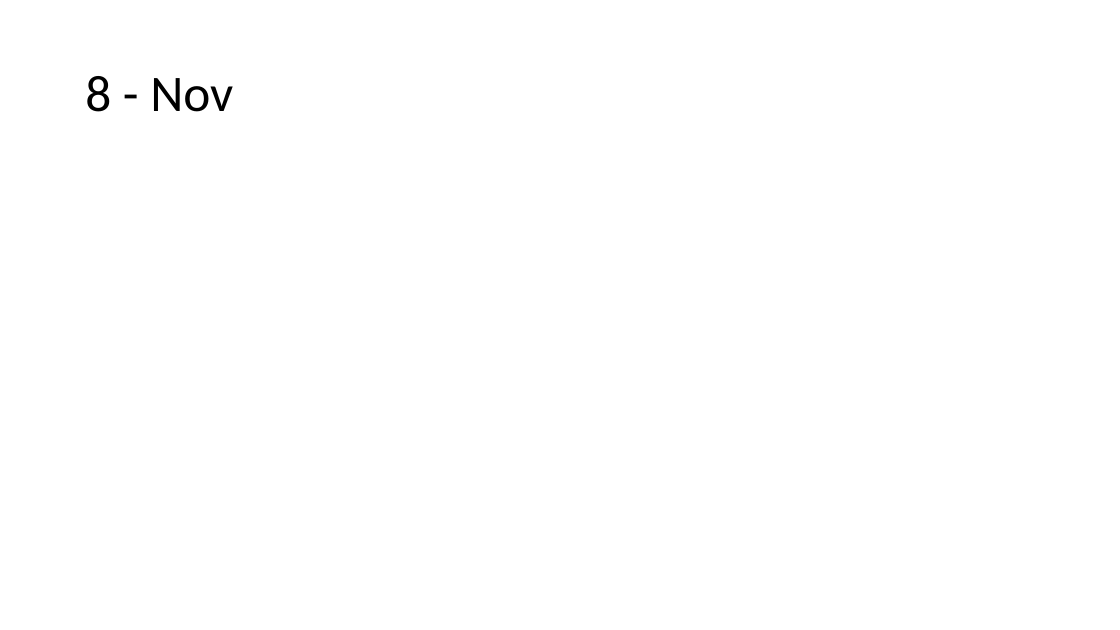
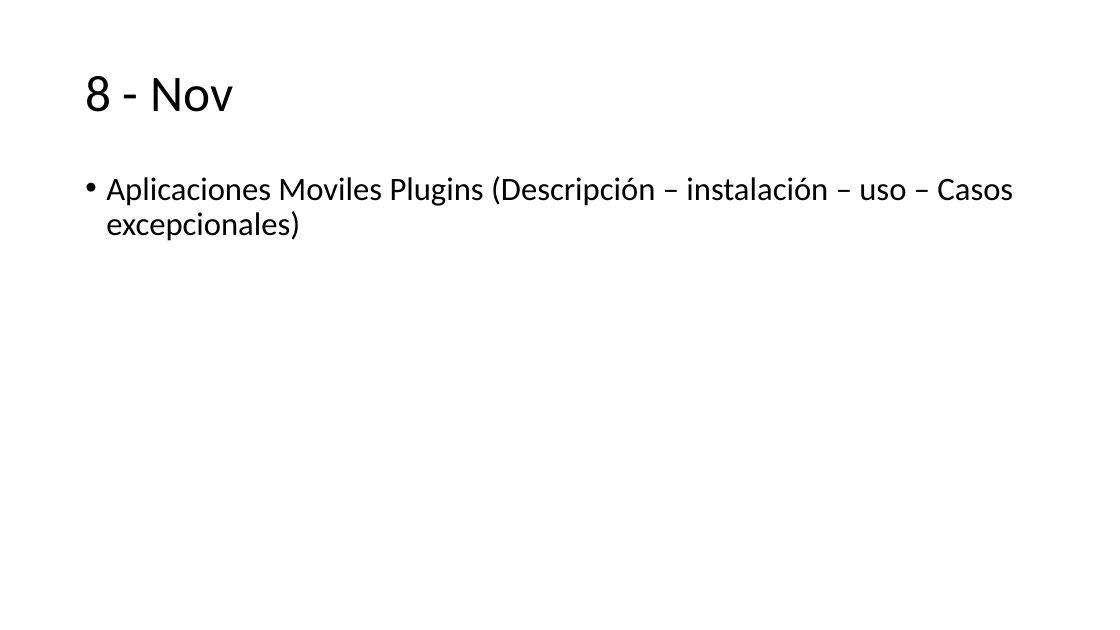
Before and after one commit to pipo151086/CursoMovilApp, a slide deck: slide 7 of PPTs/AgendaIntroBM.pptx. Drawn at 1120x630 pixels with LibreOffice and Linux fonts; fonts in the diff are those of the drawing. Boxes give left, top, right and bottom in pixels: in the first picture for what was removed or moved away, otherwise in the second. Text is boxed around its words. In the diff, an @@ line names an element or a change of style, - is before the commit and + after.

```diff
--- a/PPTs/AgendaIntroBM.pptx
+++ b/PPTs/AgendaIntroBM.pptx
@@ text added at (x1=106, y1=176, x2=1013, y2=241), 28 pt, text #000000 @@
+• Aplicaciones Moviles Plugins (Descripción – instalación – uso – Casos excepcionales)
```
Also in this commit, not shown: 1 other slide changed, 2 slides added, 2 slides removed, 1 other file.
